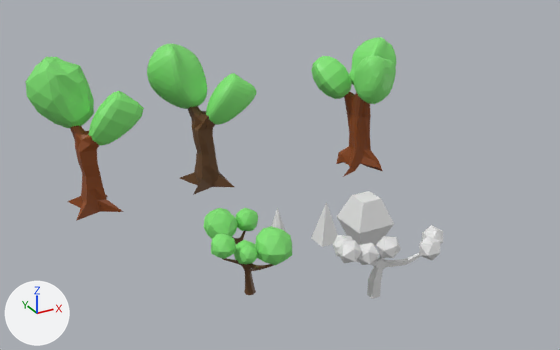
A saved change to the Blender file low-tree/low-tree-base.blend.
Both versions are drawn from a 50 mm lens placed at (-39.5, -54.8, 34.2), pointed at (-8.1, 2.3, 5.6). Lighting does not change. The marker at lower left points along +X, +Y and +Z.

In view in the first picture: 'Cube', 'Cube.001', 'Cube.002', 'Cube.004', 'Icosphere.001', 'Plane', '나뭇잎', '나뭇잎.001', '나뭇잎.002', '나뭇잎.003', '나뭇잎.004', '나뭇잎.005', '나뭇잎.006', '사각뿔.001'.
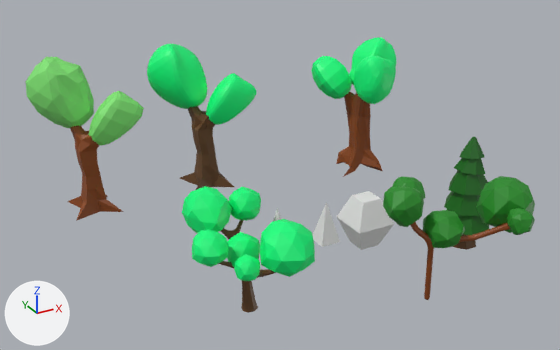
Commit message: [오자현] 나무 추가

Patch to the scene script:
```diff
--- a/low-tree/low-tree-base.blend.py
+++ b/low-tree/low-tree-base.blend.py
@@ me_cube_008 @@
 me_cube_008.from_pydata(...)  # 26 vertices, 24 faces; spans x -2.43..2.79, y -2.0..2.85, z -1.26..1.36
-me_cube_008.materials.append(mat_leaf)  # green #82e774
+me_cube_008.materials.append(mat_spring_green)  # green #00ff7f
@@ me_cube_010 @@
 me_cube_010.from_pydata(...)  # 26 vertices, 24 faces; spans x -2.71..3.71, y -3.51..4.54, z -1.16..1.24
-me_cube_010.materials.append(mat_leaf)  # green #82e774
+me_cube_010.materials.append(mat_spring_green)  # green #00ff7f
@@ me_cube_011 @@
 me_cube_011.from_pydata(...)  # 218 vertices, 216 faces; spans x -0.9..1.85, y -1.15..1.65, z -0.97..2.61
-me_cube_011.materials.append(mat_leaf)  # green #82e774
+me_cube_011.materials.append(mat_spring_green)  # green #00ff7f
@@ me_cube_012 @@
 me_cube_012.from_pydata(...)  # 386 vertices, 384 faces; spans x -1.88..2.01, y -1.88..1.88, z -1.26..1.13
-me_cube_012.materials.append(mat_leaf)  # green #82e774
+me_cube_012.materials.append(mat_spring_green)  # green #00ff7f
@@ me_cube_004 @@
 me_cube_004.from_pydata(...)  # 98 vertices, 96 faces; spans x -1.67..1.67, y -1.67..1.67, z -1.0..1.0
-me_cube_004.materials.append(mat_leaf)  # green #82e774
+me_cube_004.materials.append(mat_spring_green)  # green #00ff7f
@@ me_plane @@
-me_plane.from_pydata(...)  # 868 vertices, 866 faces; spans x -1.75..2.1, y -3.9..1.82, z -0.5..4.43
-me_plane.materials.append(mat_oak)  # brown #654321
+me_plane.from_pydata(...)  # 11 vertices, 0 faces, 10 loose edges; spans x -3.4..4.31, y -11.2..-4.09, z -0.59..8.17
+# me_plane part 4: 868 vertices removed from x -1.75..2.1, y -3.9..1.82, z -0.5..4.43; 5 vertices added at x -3.4..-1.7, y -7.23..-4.09, z 5.03..8.17
+# me_plane part 5: 3 vertices added at x 3.37..4.31, y -11.2..-8.83, z 6.28..7.15
+# me_plane part 6: 2 vertices added at x -1.38..-1.36, y -6.95..-6.93, z -0.59..-0.15
+# me_plane part 7: 1 vertex added at x 1.34, y -8.63, z 5.22
+me_plane.materials.append(mat_wood)  # brown #8b4513
@@ me_icosphere_001 @@
-me_icosphere_001.from_pydata(...)  # 252 vertices, 480 faces; spans x -2.28..3.6, y -1.29..6.98, z -2.37..1.5
+me_icosphere_001.from_pydata(...)  # 1120 vertices, 1346 faces; spans x -2.28..3.67, y -1.47..6.98, z -5.39..1.46
+# me_icosphere_001 part 1: a new loose piece of 868 vertices spanning x -1.47..2.38, y 0.0..5.72, z -5.39..-0.45, in mat_oak (brown #654321)
+# me_icosphere_001 part 2
+# 32 vertices in x -2.27..-0.34, y 1.14..3.18, z -0.85..0.99 move by (0.0, 0.0, -0.41)
+# 28 vertices in x -0.74..0.6, y -0.42..0.83, z -0.75..0.53 move by (0.0, 0.0, -0.87)
+# 14 vertices in x -0.74..0.37, y -0.29..0.95, z -0.73..0.57 move by (0.0, 0.0, -0.86)
+# 10 vertices in x -2.28..-0.58, y 1.41..3.15, z -0.99..0.82 move by (0.0, 0.0, -0.4)
+# 9 vertices in x 1.58..3.1, y -0.86..1.76, z -1.29..1.5 move by (0.06, -0.18, -0.34)
+# 7 vertices in x 0.99..3.25, y -1.01..1.81, z -0.72..1.24 move by (0.06, -0.18, -0.33)
+# 26 vertices move from x 0.65..3.6, y -1.29..1.71, z -1.5..1.4 to x 0.72..3.67, y -1.47..1.53, z -1.83..1.07
+# me_icosphere_001 part 3: 480 faces spanning x -2.28..3.67, y -1.47..6.98, z -2.37..1.46 switch from mat_leaf (green #82e774) to mat_spring_green (green #00ff7f)
+me_icosphere_001.materials.append(mat_oak)  # brown #654321
@@ ob_cube_004 @@
-ob_cube_004 = bpy.data.objects.new('Cube.004', me_cube_014)
@@ ob_plane @@
 ob_plane = bpy.data.objects.new('Plane', me_plane)
-ob_plane.location = (-16.24, -4.57, 0.04)
+ob_plane.location = (-1.77, -6.47, 0.11)
+_m = ob_plane.modifiers.new('Skin', 'SKIN')
+_m = ob_plane.modifiers.new('Subdivision', 'SUBSURF')
@@ ob_icosphere_001 @@
 ob_icosphere_001 = bpy.data.objects.new('Icosphere.001', me_icosphere_001)
-ob_icosphere_001.location = (-16.53, -8.46, 4.92)
+ob_icosphere_001.location = (-16.53, -8.46, 5.0)
+ob_icosphere_001.scale = (1.5, 1.5, 1.5)
@@ ob_icosphere @@
+ob_icosphere = bpy.data.objects.new('Icosphere', me_icosphere)  # 210 vertices, 400 faces; spans x -2.73..9.08, y -12.42..-3.18, z -4.63..0.7; in mat_forest (green #228b22)
+ob_icosphere.location = (-4.3, -6.47, 9.01)
@@ ob_cylinder_001 @@
+ob_cylinder_001 = bpy.data.objects.new('Cylinder.001', me_cylinder_001)  # 152 vertices, 121 faces; spans x -2.4..2.4, y -2.23..2.47, z 0.51..7.51; in mat_dark_green (dark green #006400)
+ob_cylinder_001.location = (6.74, -6.47, 0.11)
+ob_cylinder_001.scale = (1.0, 1.0, 1.25)
@@ ob_cylinder @@
+ob_cylinder = bpy.data.objects.new('Cylinder', me_cylinder)  # 21 vertices, 16 faces; spans x -1.31..1.31, y -1.21..1.34, z -1.0..1.0; in mat_oak (brown #654321)
+ob_cylinder.location = (6.74, -6.47, 0.11)
+ob_cylinder.scale = (1.0, 1.0, 1.25)
```

Boxes (x1, y1, x2, y2) around the edits, measured in the pictures (560 x 350 px; the box of a moved part takes in the faces that stretch with it):
'Icosphere.001', reshaped, moved, rescaled (49% wider, 121% taller)
    before: (203, 208, 292, 265)
    after: (182, 186, 315, 313)
'Icosphere', added (green)
    after: (383, 176, 535, 248)
'나뭇잎.002', recoloured
    both: (147, 44, 207, 109)
'Cube.004', deleted
    before: (333, 225, 443, 299)
'Cylinder.001', added (green)
    after: (444, 137, 489, 235)
'나뭇잎.001', recoloured
    both: (206, 73, 256, 125)
'사각뿔.001', recoloured
    both: (353, 55, 396, 104)
'Plane', reshaped, moved, modifiers changed
    before: (222, 231, 274, 295)
    after: (411, 222, 510, 300)
'나뭇잎.006', recoloured
    both: (311, 56, 352, 99)
'나뭇잎.005', recoloured
    both: (349, 37, 396, 85)
'Cylinder', added
    after: (453, 234, 476, 250)
part 1 of me_icosphere_001, added (brown)
    after: (219, 220, 276, 313)
part 2 of me_icosphere_001, moved or reshaped
    before: (211, 226, 292, 265)
    after: (192, 219, 315, 281)
part 3 of me_icosphere_001, recoloured
    before: (203, 208, 258, 265)
    after: (182, 186, 261, 267)
part 4 of me_plane, cut back (brown)
    before: (222, 231, 274, 295)
